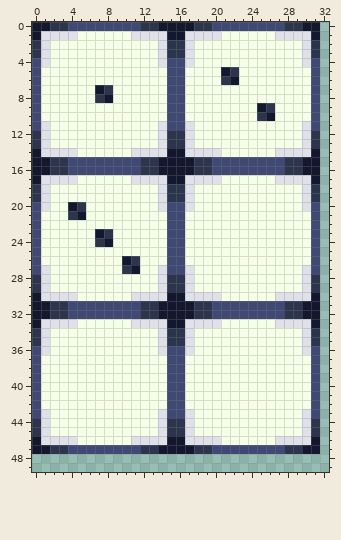
Two versions of one pixel-art file, Assets/Sprites.aseprite. This is how it looked before the edit.
64x64 pixels, 1 frame. Shown: x 0..32, y 0..49.
The result:
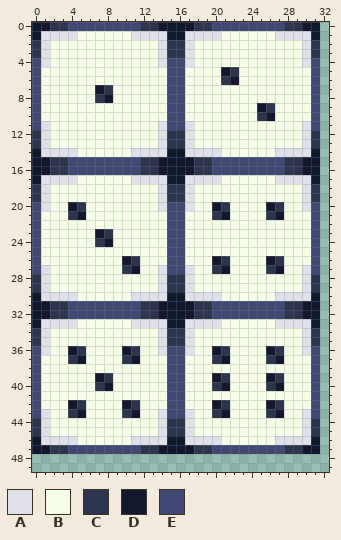
Palette (. is transparent): A #dfe0e8  B #f5ffe8  C #2c354d  D #14182e  E #404973
Changes in this commit:
y 20: x 20..21 BB -> DC; x 26..27 BB -> DC
y 21: x 20..21 BB -> CD; x 26..27 BB -> CD
y 26: x 20..21 BB -> DC; x 26..27 BB -> DC
y 27: x 20..21 BB -> CD; x 26..27 BB -> CD
y 36: x 4..5 BB -> DC; x 10..11 BB -> DC; x 20..21 BB -> DC; x 26..27 BB -> DC
y 37: x 4..5 BB -> CD; x 10..11 BB -> CD; x 20..21 BB -> CD; x 26..27 BB -> CD
y 39: x 7..8 BB -> DC; x 20..21 BB -> DC; x 26..27 BB -> DC
y 40: x 7..8 BB -> CD; x 20..21 BB -> CD; x 26..27 BB -> CD
y 42: x 4..5 BB -> DC; x 10..11 BB -> DC; x 20..21 BB -> DC; x 26..27 BB -> DC
y 43: x 4..5 BB -> CD; x 10..11 BB -> CD; x 20..21 BB -> CD; x 26..27 BB -> CD
